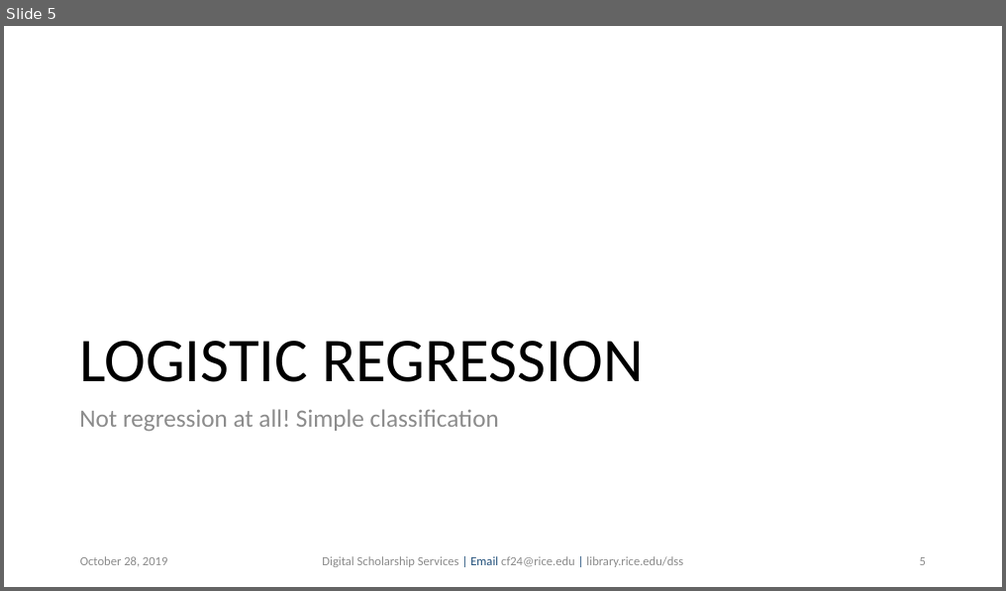
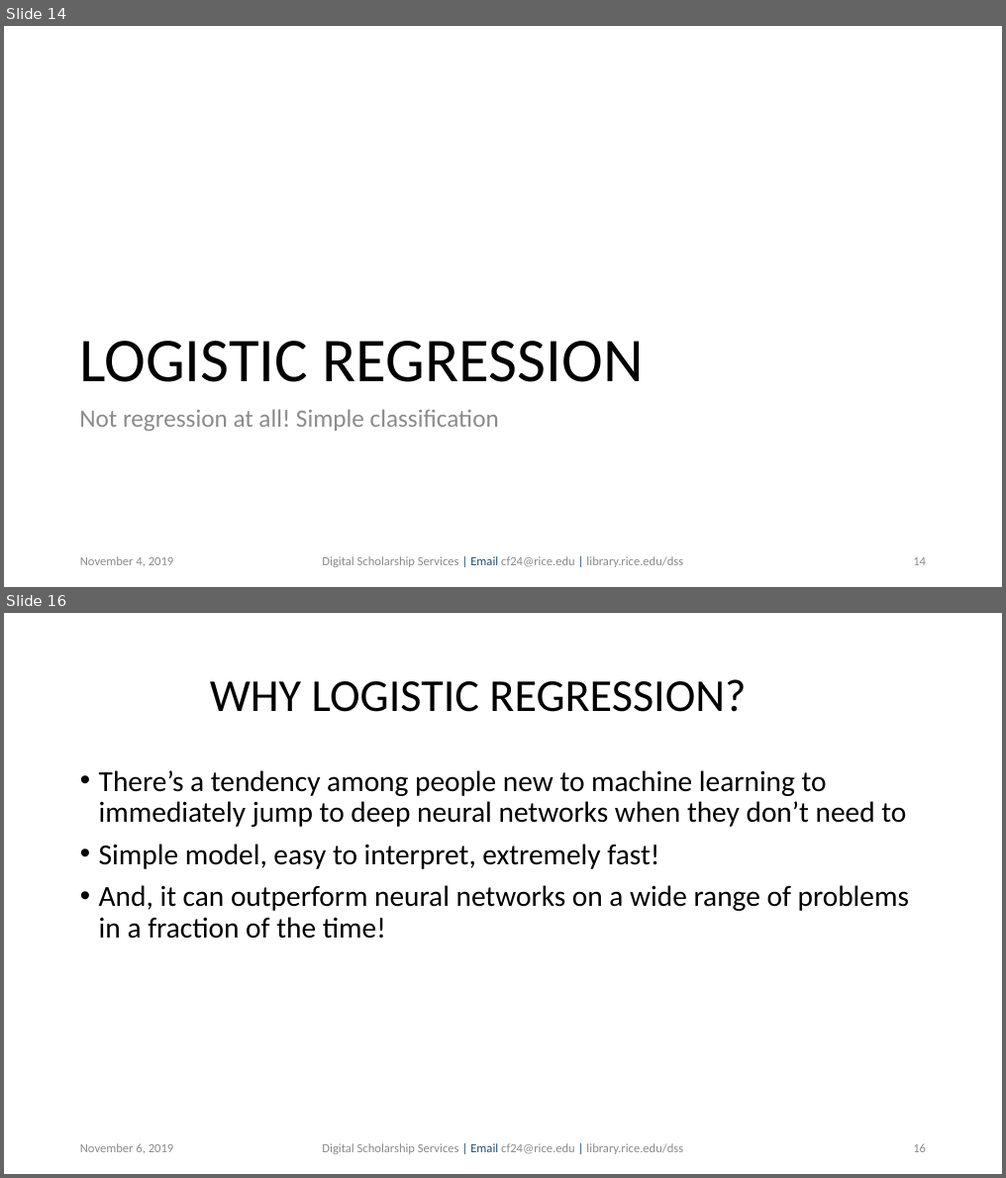
Before and after one commit to bakitybacon/rice-data-and-donuts, a slide deck: tf/Introduction to TensorFlow.pptx. Shown one above the other, each under a label of ours: slide 5 before the commit, slides 14 and 16 after it; the slides between them are not shown. The pictures are 1006x591 and 1006x1178 pixels, drawn with LibreOffice and Linux fonts; fonts in the diff are those of the drawing; background and template pictures are left out. Boxes give left, top, right and bottom in pixels: in the first picture for what was removed or moved away, otherwise in the second. Text is boxed around its words. In the diff, an @@ line names an element or a change of style, - is before the commit and + after.

```diff
--- a/tf/Introduction to TensorFlow.pptx
+++ b/tf/Introduction to TensorFlow.pptx
@@ slide 16 added at (4,613,1002,1174), background #FFFFFF @@
@@ title added at (210,679,746,712), 44 pt, text #000000 @@
+WHY LOGISTIC REGRESSION?
@@ text added at (99,770,909,939), 28 pt, text #000000 @@
+• There’s a tendency among people new to machine learning to immediately jump to deep neural networks when they don’t need to
+• Simple model, easy to interpret, extremely fast!
+• And, it can outperform neural networks on a wide range of problems in a fraction of the time!
@@ text added at (80,1144,174,1154), 12 pt, text #8C8C8C @@
+November 6, 2019
@@ text added at (322,1144,683,1155), 12 pt, text #8C8C8C @@
+Digital Scholarship Services | Email cf24@rice.edu | library.rice.edu/dss
@@ page number added at (913,1144,926,1153), 12 pt, text #8C8C8C @@
+16
@@ what was slide 5 is now slide 14 @@
@@ slide 14 changed as well @@
@@ text at (80,557,174,567): text changed @@
-October 28, 2019
+November 4, 2019
@@ page number at (913,558,926,566): text changed @@
-5
+14
```
Also in this commit, not shown: 9 other slides changed, 21 other slides added, 2 slides removed, 1 other file.
